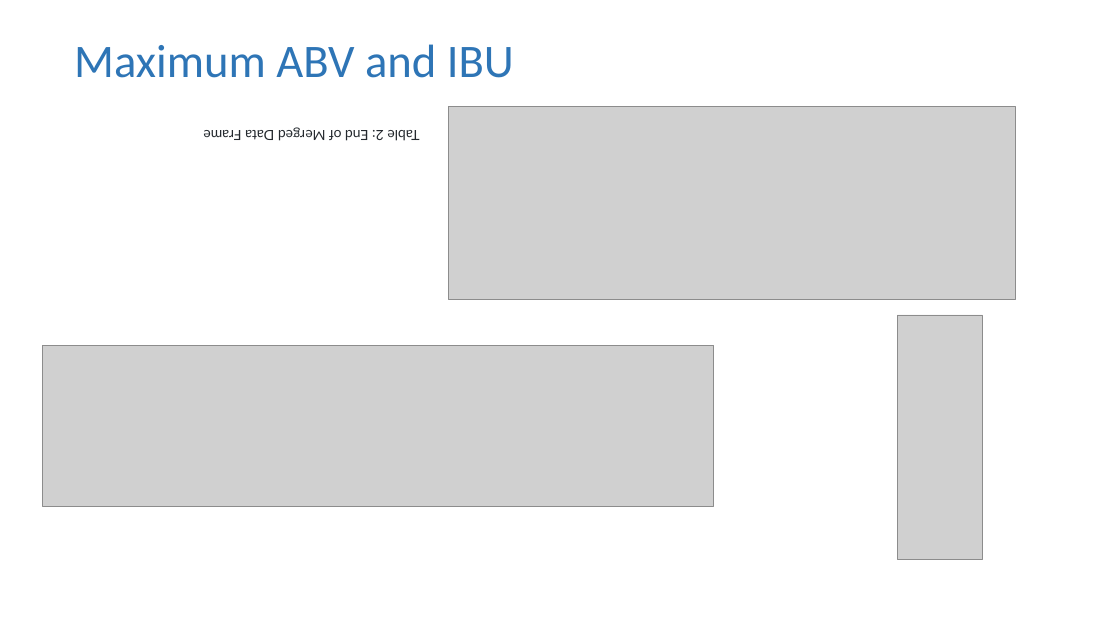
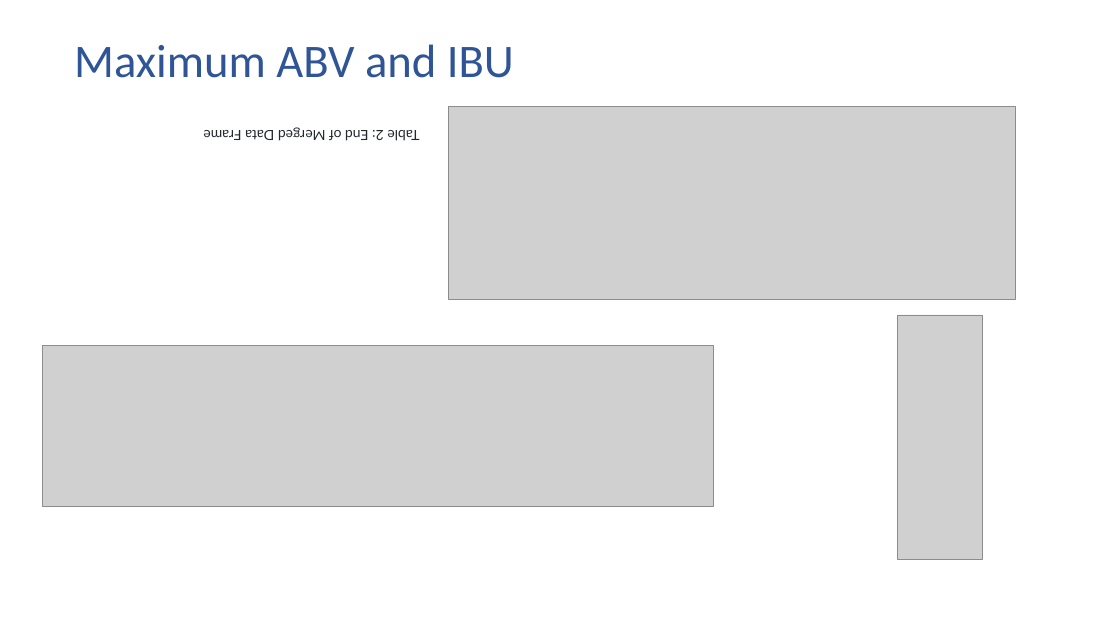
Before and after one commit to kmrollins/MSDS6306-CaseStudy1, a slide deck: slide 9 of PresentationSlides/CaseStudy1_Presentation_ARajan.pptx (slide 8 before the commit). Drawn at 1120x630 pixels with LibreOffice and Linux fonts; fonts in the diff are those of the drawing; grey boxes stand for pictures. Boxes give left, top, right and bottom in pixels: in the first picture for what was removed or moved away, otherwise in the second. Text is boxed around its words. In the diff, an @@ line names an element or a change of style, - is before the commit and + after.

```diff
--- a/PresentationSlides/CaseStudy1_Presentation_ARajan.pptx
+++ b/PresentationSlides/CaseStudy1_Presentation_ARajan.pptx
@@ text "Maximum ABV and IBU" at (74,44,514,78): text colour #2E75B6 to #2F5597 @@
```
Also in this commit, not shown: 8 other slides changed, 1 slide added.
